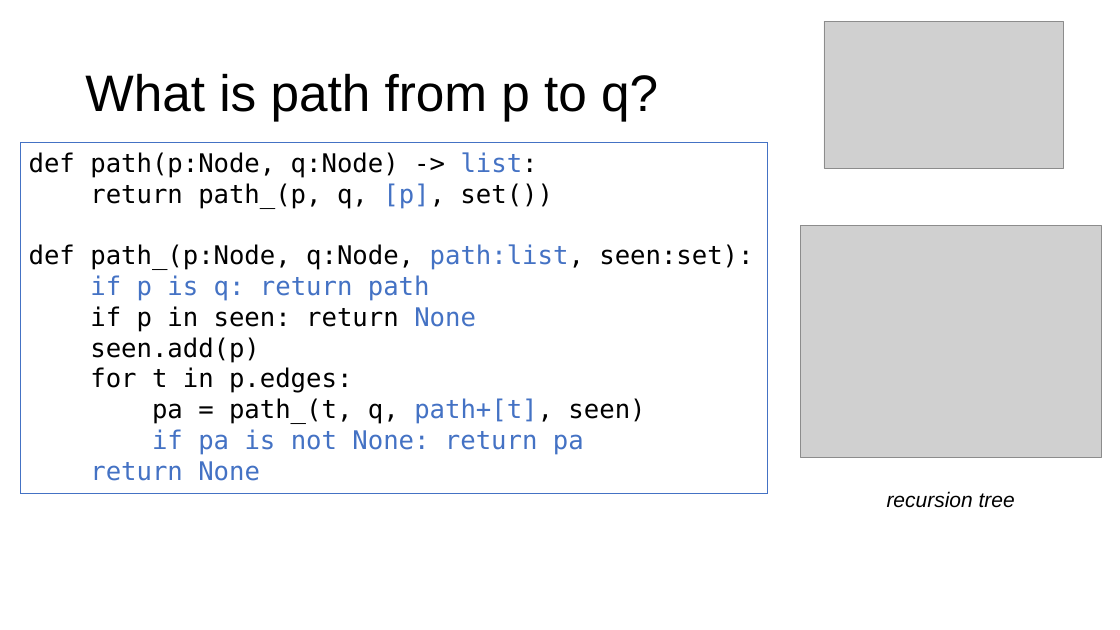
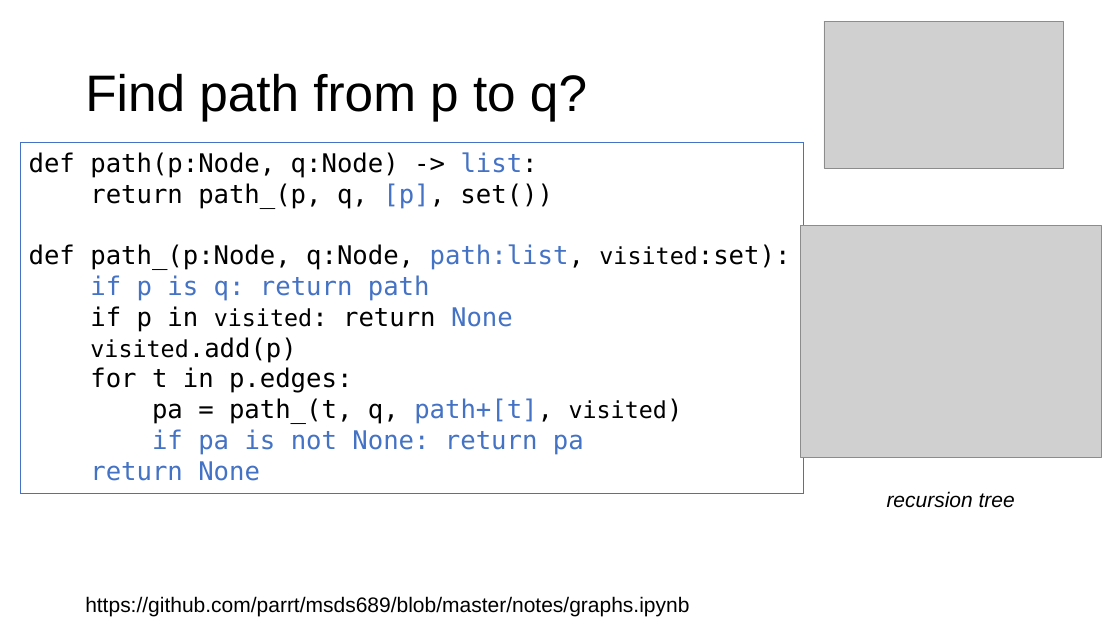
Before and after one commit to parrt/msds689, a slide deck: slide 11 of notes/graphs.pptx (slide 10 before the commit). Drawn at 1120x630 pixels with LibreOffice and Linux fonts; fonts in the diff are those of the drawing; grey boxes stand for pictures; background and template pictures are left out. Boxes give left, top, right and bottom in pixels: in the first picture for what was removed or moved away, otherwise in the second. Text is boxed around its words. In the diff, an @@ line names an element or a change of style, - is before the commit and + after.

```diff
--- a/notes/graphs.pptx
+++ b/notes/graphs.pptx
@@ title at (85, 73, 587, 121): text changed @@
-What is path from p to q?
+Find path from p to q?
@@ rectangle "def path(p:Node, q:Node) -> list:": place and size @@
-rectangle "def path(p:Node, q:Node) -> list:" at (20, 143, 767, 493)
+rectangle "def path(p:Node, q:Node) -> list:" at (20, 143, 804, 493)
@@ text in rectangle at (29, 244, 791, 270): text changed @@
-def path_(p:Node, q:Node, path:list, seen:set):
+def path_(p:Node, q:Node, path:list, visited:set):
@@ text in rectangle at (90, 306, 513, 362): text changed @@
-if p in seen: return None
-seen.add(p)
+if p in visited: return None
+visited.add(p)
@@ text in rectangle at (152, 398, 667, 424): text changed @@
-pa = path_(t, q, path+[t], seen)
+pa = path_(t, q, path+[t], visited)
@@ text added at (85, 596, 689, 616), 18 pt, text #000000 @@
+https://github.com/parrt/msds689/blob/master/notes/graphs.ipynb
```
Also in this commit, not shown: 3 other slides changed, 3 slides added, 2 other files.
